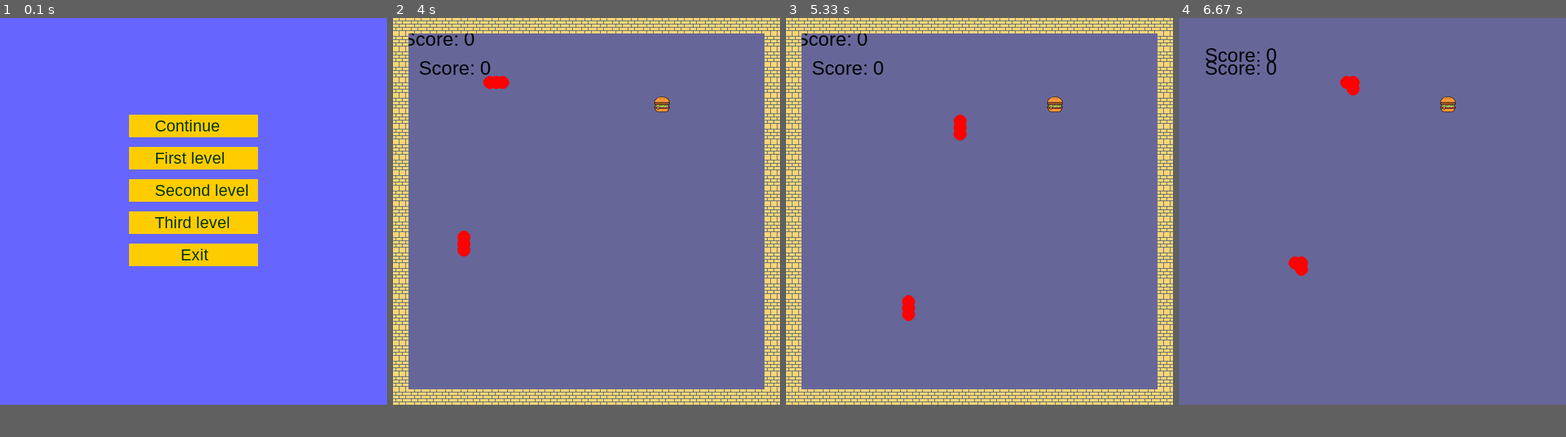
Above: before the commit, frames 1-4 (left to right).
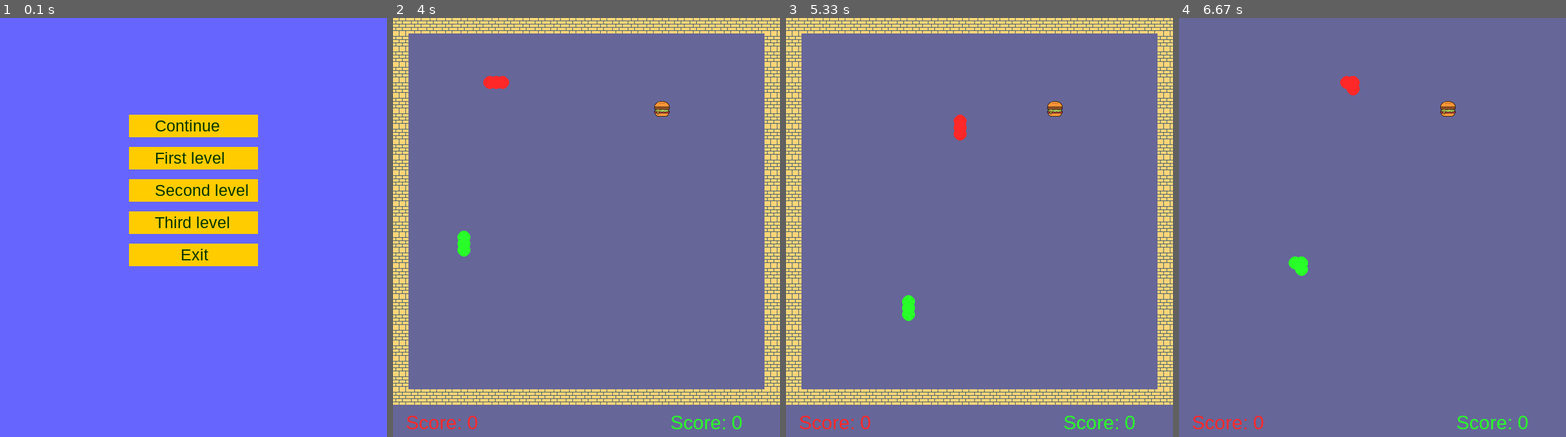
Above: after the commit, the same moments.

Repository: rxsss/pyGamePP2
Game: pygame game, started from TSIS9/TSIS9.py
The game is run twice, just before and just after one commit, with the same random seed, the same clock (stepped at 60 frames per second) and the same inputs.
Inputs (mouse positions are in pixels of both pictures, inside the frame that each line leads up to):
- Up to frame 1 (0.1 s): no input
- Up to frame 2 (4 s): tap Enter at 0.33 s; click "Second level" at 3.22 s; tap S at 3.5 s; click (586, 156) at 3.95 s
- Up to frame 3 (5.33 s): hold Right 4.2-4.83 s; hold D 4.2-4.83 s; move the mouse to (1025, 265) at 4.23 s; hold Down 4.87-5.23 s; hold S 4.87-5.23 s; hold Left from 5.27 s (still down); hold A from 5.27 s (still down)
- Up to frame 4 (6.67 s): release Left at 5.73 s; release A at 5.73 s; hold Up 5.77-6.07 s; hold W 5.77-6.07 s; hold Right 6.1-6.57 s; hold D 6.1-6.57 s; hold Down from 6.6 s (still down); hold S from 6.6 s (still down)
The window is 600x600 before the commit and 600x650 after it. Grey fills any space a smaller window leaves; there, only what the larger window draws over its background counts as a difference.

The runs differ from the first frame. In frame 1, only the window size differs. In frame 2, 1.3% of the frame differs, in the area x 3-91%, y 3-99%; in frame 3, 1.3%; in frame 4, 1.3%, in the area x 3-91%, y 7-99%.

Commit message:
Change colors

Diff:
--- a/TSIS9/TSIS9.py
+++ b/TSIS9/TSIS9.py
@@ -18,7 +18,7 @@
 
 #main Settings
 WIDTH = 600
-HEIGHT = 600
+HEIGHT = 650
 screen = pygame.display.set_mode((WIDTH, HEIGHT))
 pygame.display.set_caption("Snake game")
 scoreFont = pygame.font.SysFont('Arial', 30)
@@ -55,6 +55,7 @@
         self.elements = [[100, 100], [120, 100], [140, 100]]
         self.score = 0
         self.add = False
+        self.color = (255,40,40)
 
     def addSnake(self):
         self.size += 1
@@ -64,7 +65,7 @@
 
     def draw(self):
         for element in self.elements:
-            pygame.draw.circle(screen, (255,0,0), element, self.radius)
+            pygame.draw.circle(screen, self.color, element, self.radius)
 
 
     def move(self):
@@ -121,8 +122,8 @@
         screen.blit(wallImage, (0, i))
         screen.blit(wallImage, (600 - wallSize, i))
 
-def showScore(x,y,score):
-    show = scoreFont.render('Score: ' + str(score), True, (0,0,0))
+def showScore(x,y,score, color):
+    show = scoreFont.render('Score: ' + str(score), True, color)
     screen.blit(show, (x,y))
 
 
@@ -155,6 +156,7 @@
 snake = Snake()
 snake2 = Snake()
 snake2.elements = [[100, 300], [120, 300], [140, 300]]
+snake2.color = (40,255,40)
 twoSnake = True
 food = Food()
 turn = True
@@ -256,7 +258,7 @@
         snake.draw()
         food.draw()
         collision()
-        showScore(40,40,snake.score)
+        showScore(20,610,snake.score, (255,40,40))
         if snake.elements[0][0] < 0 or snake.elements[0][0] > 600:
             snake.elements[0][0] = snake.elements[0][0] % 600
         if snake.elements[0][1] < 0 or snake.elements[0][1] > 600:
@@ -275,7 +277,7 @@
         if twoSnake:
             snake2.move()
             snake2.draw()
-            showScore(40,60,snake2.score)
+            showScore(430,610,snake2.score, (40, 255,40))
             for i in range(1,snake2.size):
                 if snake2.elements[0] == snake2.elements[i]:
                     time.sleep(1.5)
@@ -300,7 +302,7 @@
         snake.draw()
         food.draw()
         collision()
-        showScore(15,15,snake.score)
+        showScore(20,610,snake.score, (255,40,40))
         showWalls()
         collisWall()
         for i in range(1,snake.size):
@@ -317,7 +319,7 @@
         if twoSnake:
             snake2.move()
             snake2.draw()
-            showScore(40,60,snake2.score)
+            showScore(430,610,snake2.score, (40,255,40))
             for i in range(1,snake2.size):
                 if snake2.elements[0] == snake2.elements[i]:
                     time.sleep(1.5)
@@ -337,7 +339,7 @@
         snake.draw()
         food.draw()
         collision()
-        showScore(15,15,snake.score)
+        showScore(20,610,snake.score, (255,40,40))
         showWalls()
         collisWall()
         for i in range(1,snake.size):
@@ -354,7 +356,7 @@
         if twoSnake:
             snake2.move()
             snake2.draw()
-            showScore(40,60,snake2.score)
+            showScore(430,610,snake2.score, (40, 255,40))
             for i in range(1,snake2.size):
                 if snake2.elements[0] == snake2.elements[i]:
                     time.sleep(1.5)
